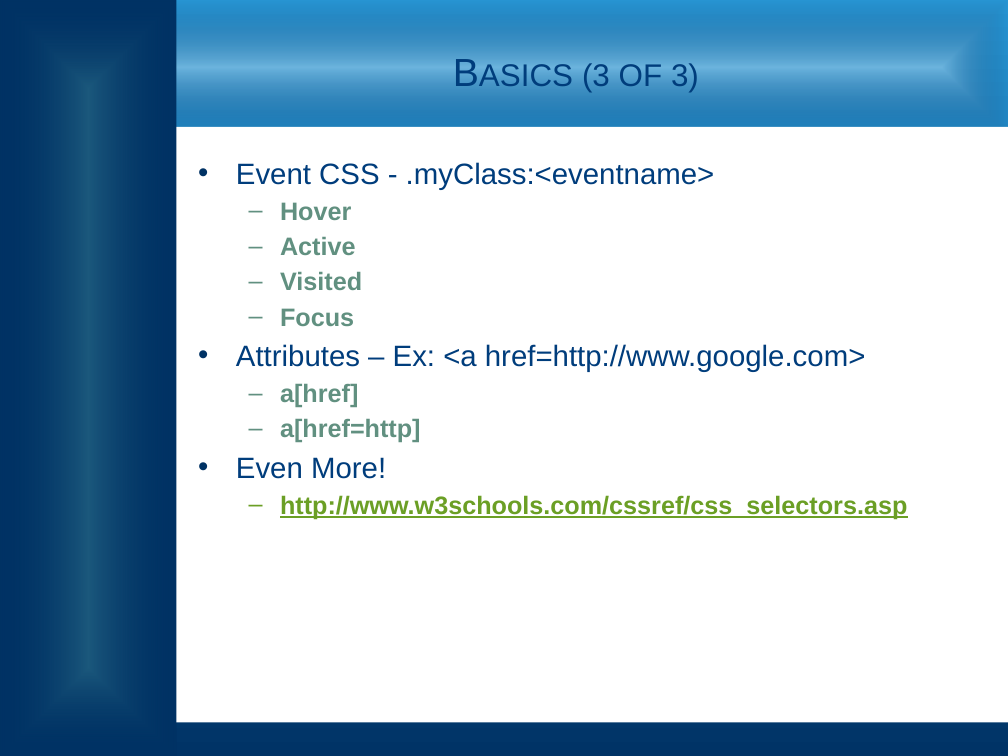
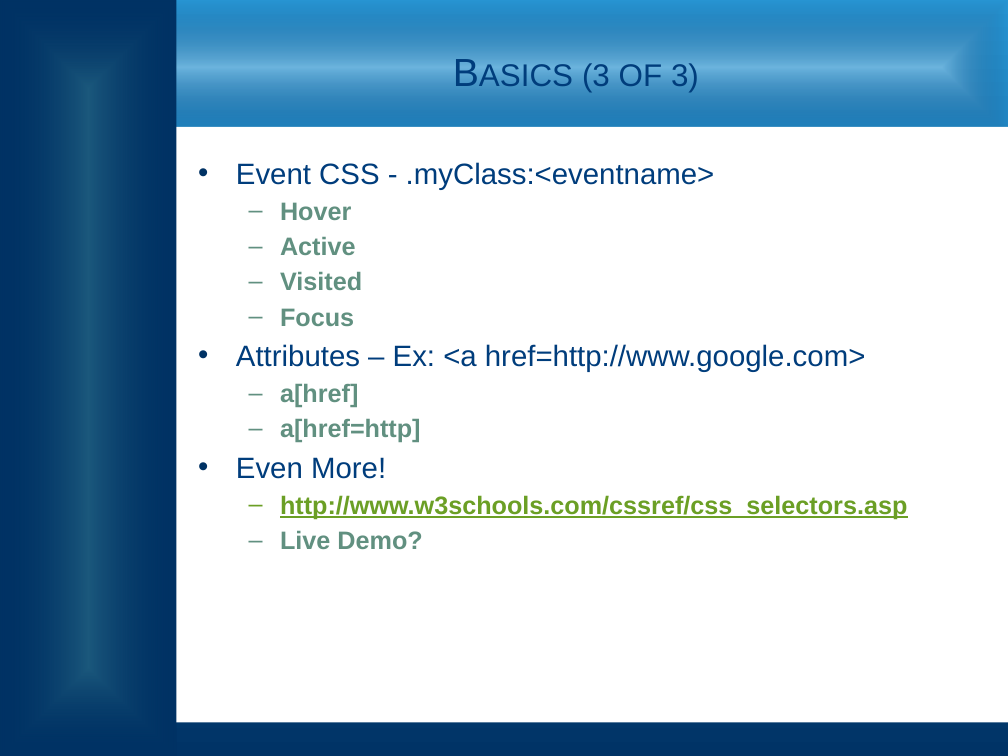
Before and after one commit to zithrandmir/sparkle, a slide deck: slide 12 of Extended Campuses/EC CSS HTML Presentation.pptx. Drawn at 1008x756 pixels with LibreOffice and Linux fonts; fonts in the diff are those of the drawing; background and template pictures are left out. Boxes give left, top, right and bottom in pixels: in the first picture for what was removed or moved away, otherwise in the second. Text is boxed around its words. In the diff, an @@ line names an element or a change of style, - is before the commit and + after.

Commit message:
/ ‘Extended Campuses/EC CSS HTML Presentation.pptx’

```diff
--- a/Extended Campuses/EC CSS HTML Presentation.pptx
+++ b/Extended Campuses/EC CSS HTML Presentation.pptx
@@ text at (x1=280, y1=531, x2=422, y2=549): paragraph added @@
+  – Live Demo?
```
